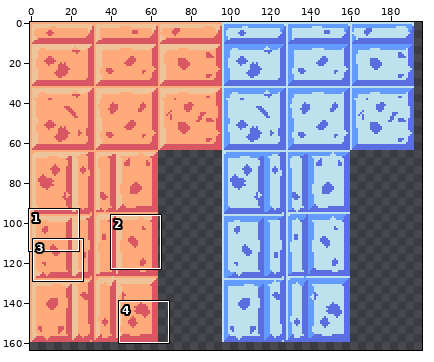
Edited in one commit: pixel-art file (Aseprite/Foreground_01.aseprite). Above: a wide view before the commit, with the close-up outlined.
Close-up. Before the edit:
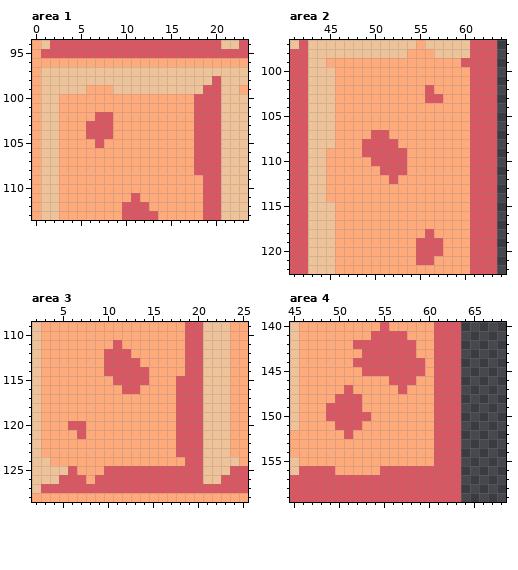
256x256 pixels, 1 frame. Shown: area 1: x 0..23, y 94..113; area 2: x 41..64, y 97..122; area 3: x 2..25, y 109..128; area 4: x 45..68, y 140..159. The wide view leaves out empty margins. The commit also changed other parts of the picture, which this record leaves out.
After:
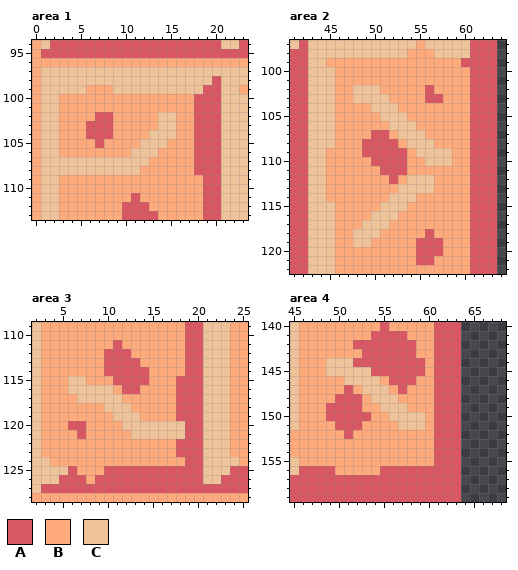
Palette (. is transparent): A #d95763  B #ffaa7b  C #eec39a
Diff:
--- area 1
@@ x 0..23 @@
 101 BCCBBBBBBBBBBBBBBBAAACCC
-102 BCCBBBBAABBBBBBBBBAAACCC
-103 BCCBBBAAABBBBBBBBBAAACCC
-104 BCCBBBAAABBBBBBBBBAAACCC
-105 BCCBBBBABBBBBBBBBBAAACCC
-106 BCCBBBBBBBBBBBBBBBAAACCC
-107 BCCBBBBBBBBBBBBBBBAAACCC
-108 BCCBBBBBBBBBBBBBBBAAACCC
+102 BCCBBBBAABBBBBCCBBAAACCC
+103 BCCBBBAAABBBBBCCBBAAACCC
+104 BCCBBBAAABBBBCCCBBAAACCC
+105 BCCBBBBABBBBCCCBBBAAACCC
+106 BCCBBBBBBBBCCCBBBBAAACCC
+107 BCCCCCCCCCCCCBBBBBAAACCC
+108 BCCCCCCCCCCCBBBBBBAAACCC
 109 BCCBBBBBBBBBBBBBBBBAACCC
--- area 2
@@ x 46..60 @@
 101 BBBBBBBBBBBBBBB
-102 BBBBBBBBBBABBBB
-103 BBBBBBBBBBAABBB
-104 BBBBBBBBBBBBBBB
-105 BBBBBBBBBBBBBBB
-106 BBBBBBBBBBBBBBB
-107 BBBBAABBBBBBBBB
-108 BBBAAAABBBBBBBB
-109 BBBAAAAABBBBBBB
-110 BBBBAAAABBBBBBB
+102 BBCCCBBBBBABBBB
+103 BBCCCCBBBBAABBB
+104 BBBBCCCBBBBBBBB
+105 BBBBBCCCBBBBBBB
+106 BBBBBBCCCBBBBBB
+107 BBBBAABCCCBBBBB
+108 BBBAAAABCCCBBBB
+109 BBBAAAAABCCCCBB
+110 BBBBAAAABBCCCBB
 111 BBBBBAAABBBBBBB
-112 BBBBBBABBBBBBBB
-113 BBBBBBBBBBBBBBB
-114 BBBBBBBBBBBBBBB
-115 BBBBBBBBBBBBBBB
-116 BBBBBBBBBBBBBBB
-117 BBBBBBBBBBBBBBB
-118 BBBBBBBBBBABBBB
-119 BBBBBBBBBAAABBB
+112 BBBBBBABCCCBBBB
+113 BBBBBBBCCCCBBBB
+114 BBBBBBCCCBBBBBB
+115 BBBBBCCCBBBBBBB
+116 BBBBCCCBBBBBBBB
+117 BBBCCCBBBBBBBBB
+118 BBCCCBBBBBABBBB
+119 BBCCBBBBBAAABBB
 120 BBBBBBBBBAAABBB
--- area 3
@@ x 2..25 @@
 114 CBBBBBBBAAAAABBBBAACCCBB
-115 CBBBBBBBBAAAABBBAAACCCBB
-116 CBBBBBBBBBAABBBBAAACCCBB
-117 CBBBBBBBBBBBBBBBAAACCCBB
-118 CBBBBBBBBBBBBBBBAAACCCBB
-119 CBBBBBBBBBBBBBBBAAACCCBB
-120 CBBBAABBBBBBBBBBAAACCCBB
-121 CBBBBABBBBBBBBBBAAACCCBB
+115 CBBBCCBBBAAAABBBAAACCCBB
+116 CBBBCCCCCBAABBBBAAACCCBB
+117 CBBBBCCCCCBBBBBBAAACCCBB
+118 CBBBBBBBCCCBBBBBAAACCCBB
+119 CBBBBBBBBCCCBBBBAAACCCBB
+120 CBBBAABBBBCCCCCCCAACCCBB
+121 CBBBBABBBBBCCCCCCAACCCBB
 122 CBBBBBBBBBBBBBBBAAACCCBB
--- area 4
@@ x 47..61 @@
 143 BBBBBBAAAAAABBA
-144 BBBBBAAAAAAAABA
-145 BBBBBBAAAAAAABA
-146 BBBBBBBBBAAABBA
-147 BBBBABBBBBABBBA
-148 BBBAAABBBBBBBBA
-149 BBAAAABBBBBBBBA
-150 BBAAAAABBBBBBBA
-151 BBBAAABBBBBBBBA
+144 BBCCCAAAAAAAABA
+145 BBCCCCCAAAAAABA
+146 BBBBCCCCBAAABBA
+147 BBBBABCCCBABBBA
+148 BBBAAABCCCBBBBA
+149 BBAAAABBCCCBBBA
+150 BBAAAAABBCCCCBA
+151 BBBAAABBBBCCCBA
 152 BBBBABBBBBBBBBA
Where, in picture pixels (left, top, right, bottom), the same in both close-ups:
changed: (59, 112, 176, 175)
changed: (353, 85, 452, 247)
changed: (68, 376, 185, 439)
changed: (326, 358, 425, 430)
